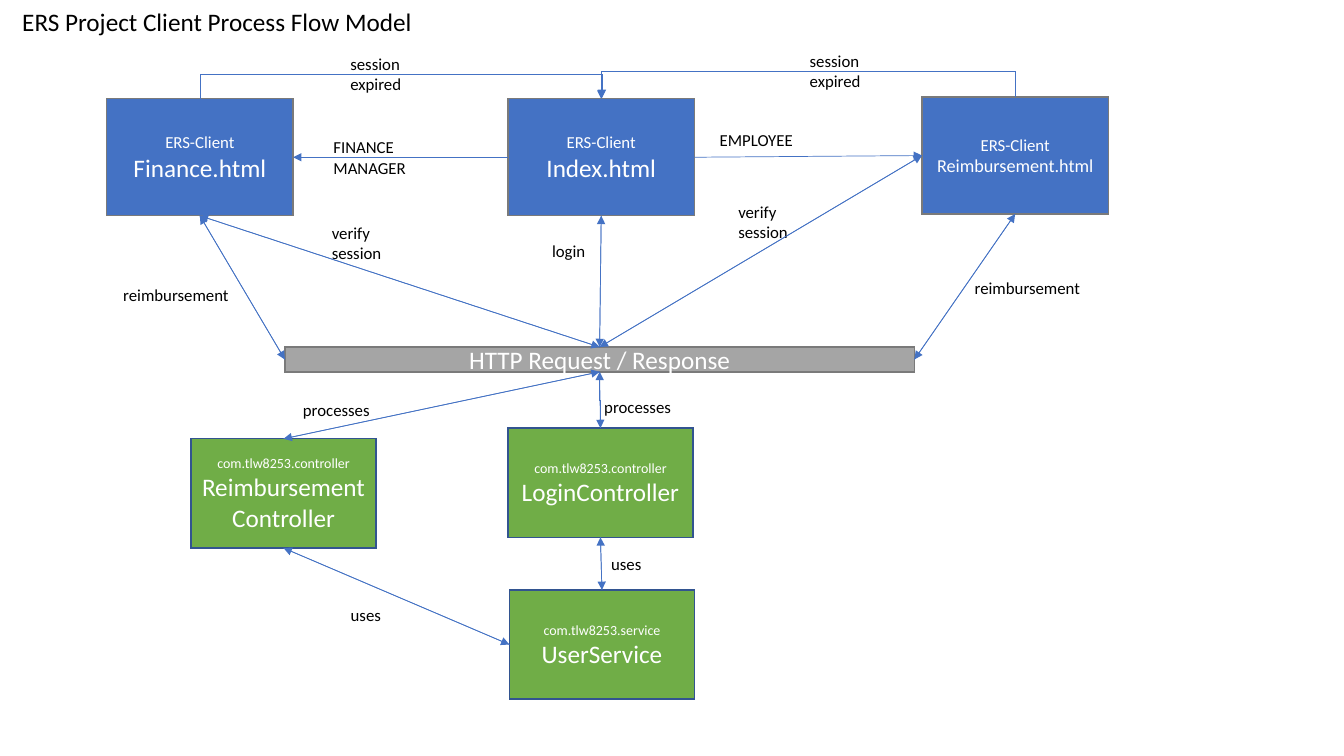
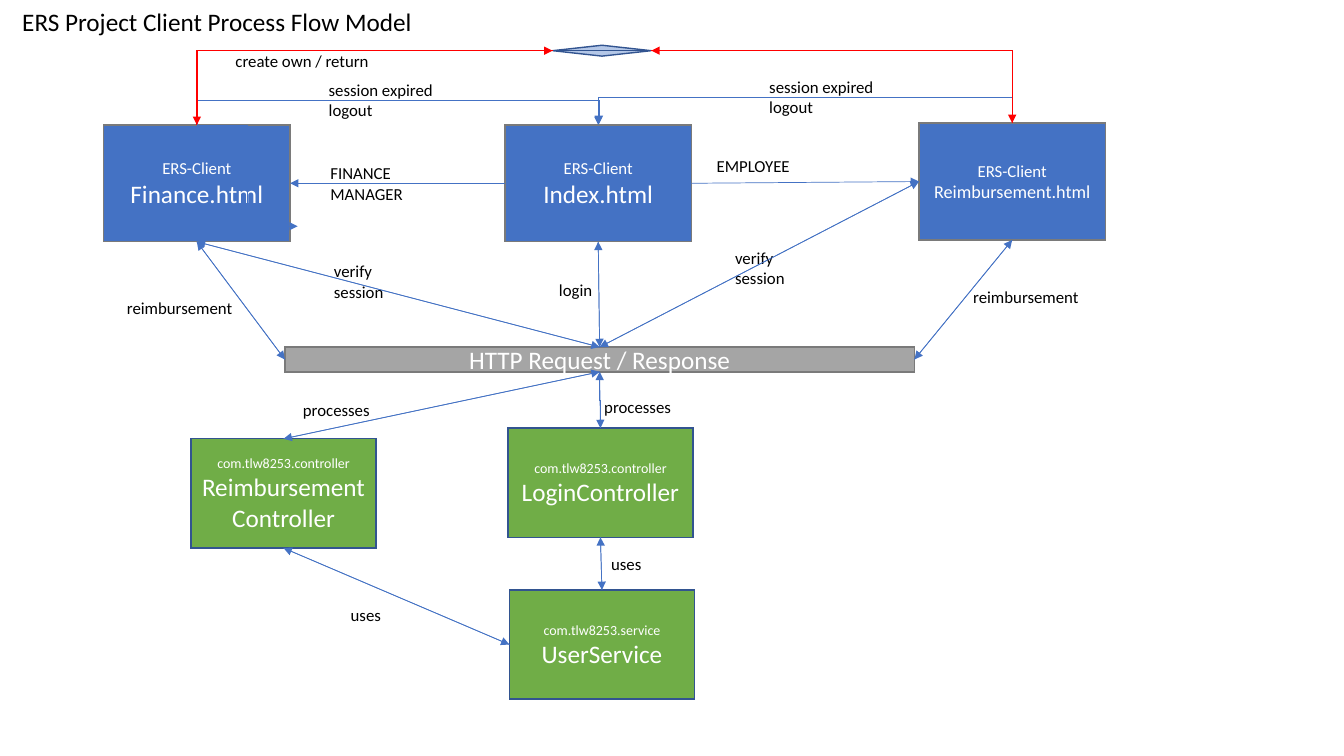
Before and after one commit to tlw8253/Expense-Reimbursement-System, a slide deck: slide 2 of docs/ERS.pptx. Drawn at 1344x756 pixels with LibreOffice and Linux fonts; fonts in the diff are those of the drawing. Boxes give left, top, right and bottom in pixels: in the first picture for what was removed or moved away, otherwise in the second. Text is boxed around its words. In the diff, an @@ line names an element or a change of style, - is before the commit and + after.

```diff
--- a/docs/ERS.pptx
+++ b/docs/ERS.pptx
@@ elbow arrow added from (197, 125) to (553, 50), #FF0000 0.5 pt @@
@@ elbow arrow added from (553, 50) to (197, 125), #FF0000 0.5 pt @@
@@ text added at (235, 56, 369, 67), 12 pt, text #000000 @@
+create own / return
@@ flow chart sort added at (553, 45, 651, 56), fill #B4C7E7, outline #325491 1 pt @@
@@ elbow arrow added from (651, 50) to (1012, 123), #FF0000 0.5 pt @@
@@ elbow arrow added from (1012, 123) to (651, 50), #FF0000 0.5 pt @@
@@ text "session expired": place and size @@
-text "session expired" at (350, 58, 401, 93)
+text "session expired" at (329, 84, 433, 119)
@@ text "session expired": place and size @@
-text "session expired" at (810, 55, 861, 90)
+text "session expired" at (769, 81, 873, 116)
@@ text at (329, 104, 373, 119): paragraph added @@
+logout
@@ text at (769, 101, 813, 116): paragraph added @@
+logout
@@ elbow arrow added from (197, 126) to (297, 227), #4472C4 0.5 pt @@
@@ arrow moved from (923, 155) - (600, 347) to (920, 181) - (600, 347) @@
@@ arrow moved from (600, 347) - (923, 155) to (600, 347) - (920, 181) @@
@@ 3 rectangles, 2 texts, 2 elbow arrows, 2 arrows: place and size @@
-3 rectangles, 2 texts, 2 elbow arrows, 2 arrows at (107, 72, 1109, 216)
+3 rectangles, 2 texts, 2 elbow arrows, 2 arrows at (104, 98, 1106, 242)
@@ arrow moved from (200, 216) - (600, 347) to (197, 242) - (600, 347) @@
@@ arrow moved from (600, 347) - (200, 216) to (600, 347) - (197, 242) @@
@@ arrow moved from (200, 216) - (285, 360) to (197, 242) - (285, 360) @@
@@ arrow moved from (285, 360) - (200, 216) to (285, 360) - (197, 242) @@
@@ text "verify session": place and size @@
-text "verify session" at (332, 227, 382, 263)
+text "verify session" at (334, 265, 384, 298)
@@ arrow moved from (601, 216) - (600, 347) to (598, 242) - (600, 347) @@
@@ arrow moved from (600, 347) - (601, 216) to (600, 347) - (598, 242) @@
@@ text "verify session" rewrapped from (738, 206, 788, 242) to (735, 252, 785, 284) @@
@@ arrow moved from (1015, 214) - (914, 360) to (1012, 240) - (914, 360) @@
@@ arrow moved from (914, 360) - (1015, 214) to (914, 360) - (1012, 240) @@
@@ text "reimbursement": place and size @@
-text "reimbursement" at (123, 289, 228, 301)
+text "reimbursement" at (127, 302, 232, 314)
@@ text "login": place and size @@
-text "login" at (552, 245, 585, 260)
+text "login" at (559, 284, 592, 299)
@@ text "reimbursement": place and size @@
-text "reimbursement" at (975, 282, 1080, 294)
+text "reimbursement" at (973, 291, 1078, 303)
```
Also in this commit, not shown: 1 other slide changed, 7 other files.
